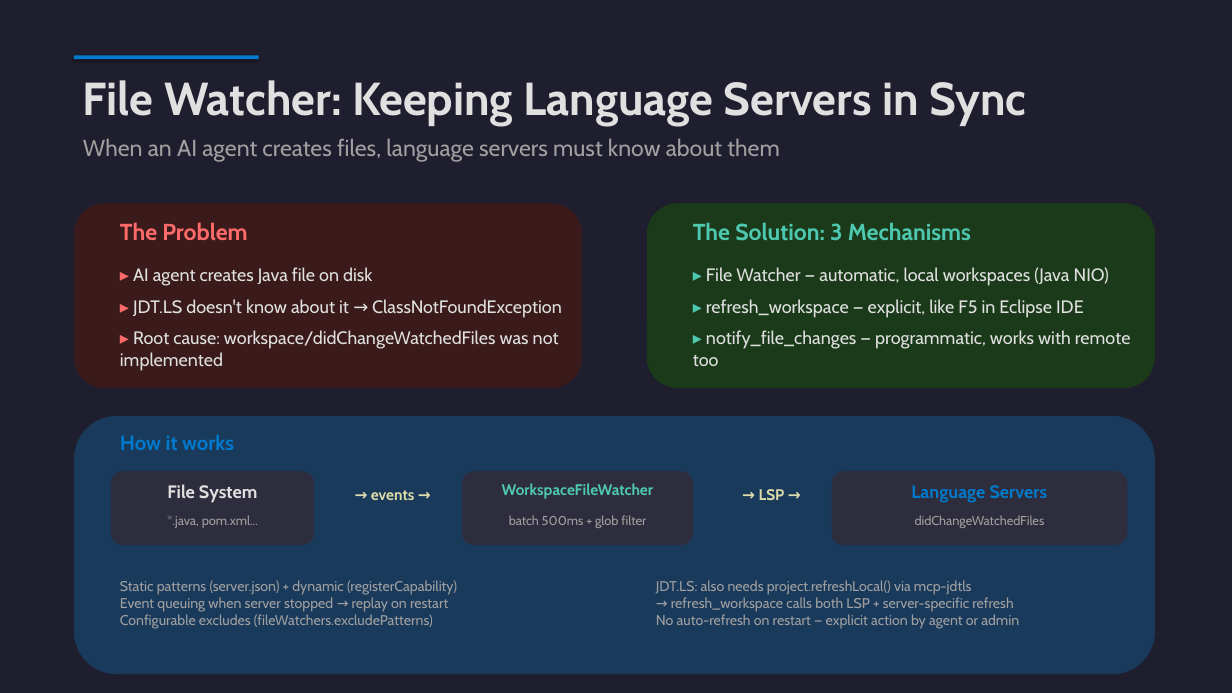
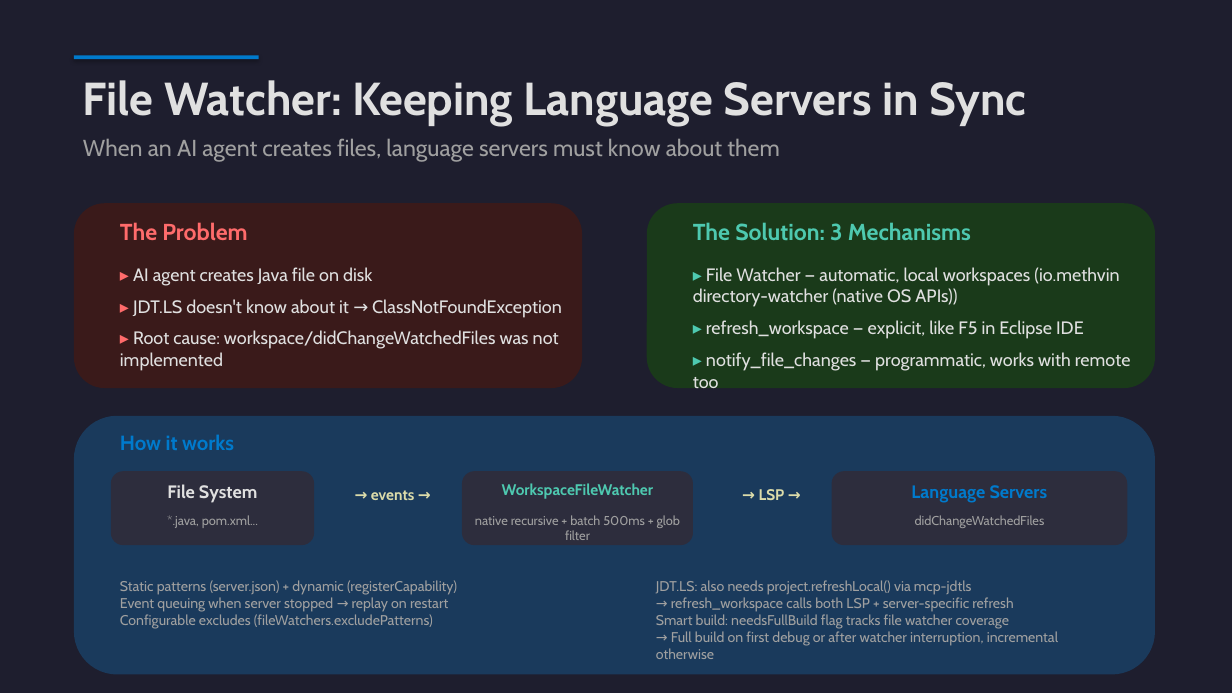
Before and after one commit to angelozerr/mcp-ade, a slide deck: slide 21 of presentation/MCP_LanguageTools.pptx. Drawn at 1232x693 pixels with LibreOffice and Linux fonts; fonts in the diff are those of the drawing. Boxes give left, top, right and bottom in pixels: in the first picture for what was removed or moved away, otherwise in the second. Text is boxed around its words. In the diff, an @@ line names an element or a change of style, - is before the commit and + after.

Commit message:
Provide refresh/build workspace

```diff
--- a/presentation/MCP_LanguageTools.pptx
+++ b/presentation/MCP_LanguageTools.pptx
@@ text at [693,267,1119,307]: text changed @@
-▸ File Watcher — automatic, local workspaces (Java NIO)
+▸ File Watcher — automatic, local workspaces (io.methvin directory-watcher (native OS APIs))
@@ text at [475,515,680,540]: text changed @@
-batch 500ms + glob filter
+native recursive + batch 500ms + glob filter
@@ text at [656,580,1058,659]: text changed @@
-JDT.LS: also needs project.refreshLocal() via mcp-jdtls
-→ refresh_workspace calls both LSP + server-specific refresh
-No auto-refresh on restart — explicit action by agent or admin
+JDT.LS: also needs project.refreshLocal() via mcp-jdtls
+→ refresh_workspace calls both LSP + server-specific refresh
+Smart build: needsFullBuild flag tracks file watcher coverage
+→ Full build on first debug or after watcher interruption, incremental otherwise
```
Also in this commit, not shown: 2 other slides changed, 10 other files.
